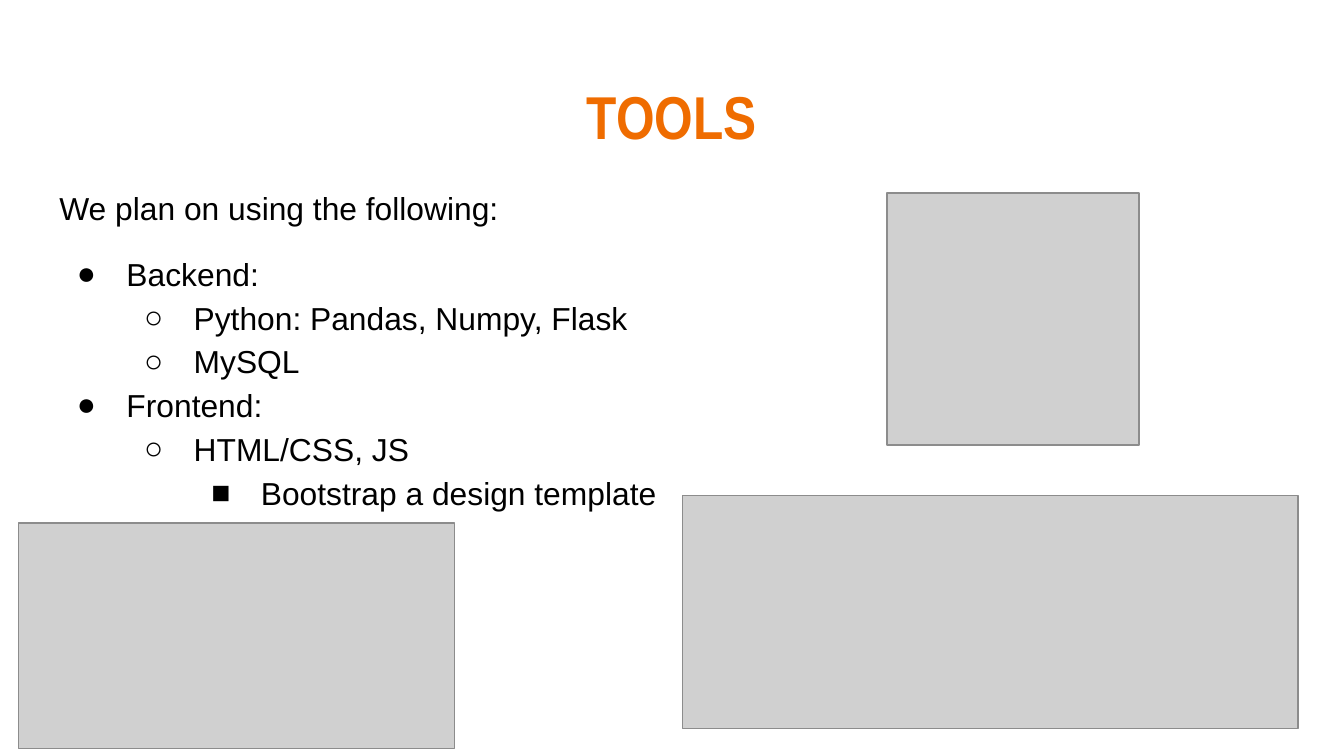
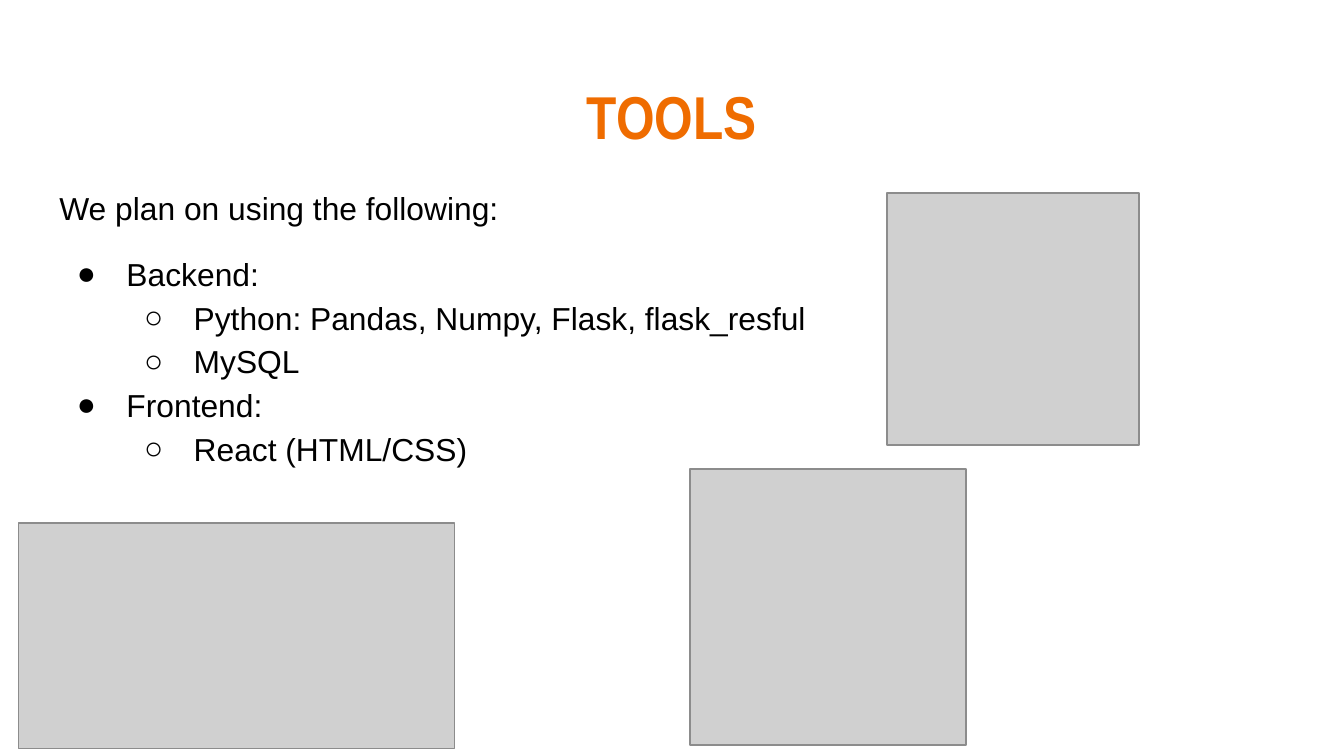
Before and after one commit to PalaciosYoan/Hospital_Management_System, a slide deck: slide 6 of Phase_1/Phase1.pptx. Drawn at 1344x756 pixels with LibreOffice and Linux fonts; fonts in the diff are those of the drawing; grey boxes stand for pictures. Boxes give left, top, right and bottom in pixels: in the first picture for what was removed or moved away, otherwise in the second. Text is boxed around its words. In the diff, an @@ line names an element or a change of style, - is before the commit and + after.

```diff
--- a/Phase_1/Phase1.pptx
+++ b/Phase_1/Phase1.pptx
@@ text at [194,307,806,335]: text changed @@
-  ○ Python: Pandas, Numpy, Flask
+  ○ Python: Pandas, Numpy, Flask, flask_resful
@@ text at [194,438,467,467]: text changed @@
-  ○ HTML/CSS, JS
-    ■ Bootstrap a design template
+  ○ React (HTML/CSS)
@@ picture: place and size @@
-picture at [683,496,1298,728]
+picture at [689,469,966,746]
```
Also in this commit, not shown: 2 other slides changed, 1 other file.
